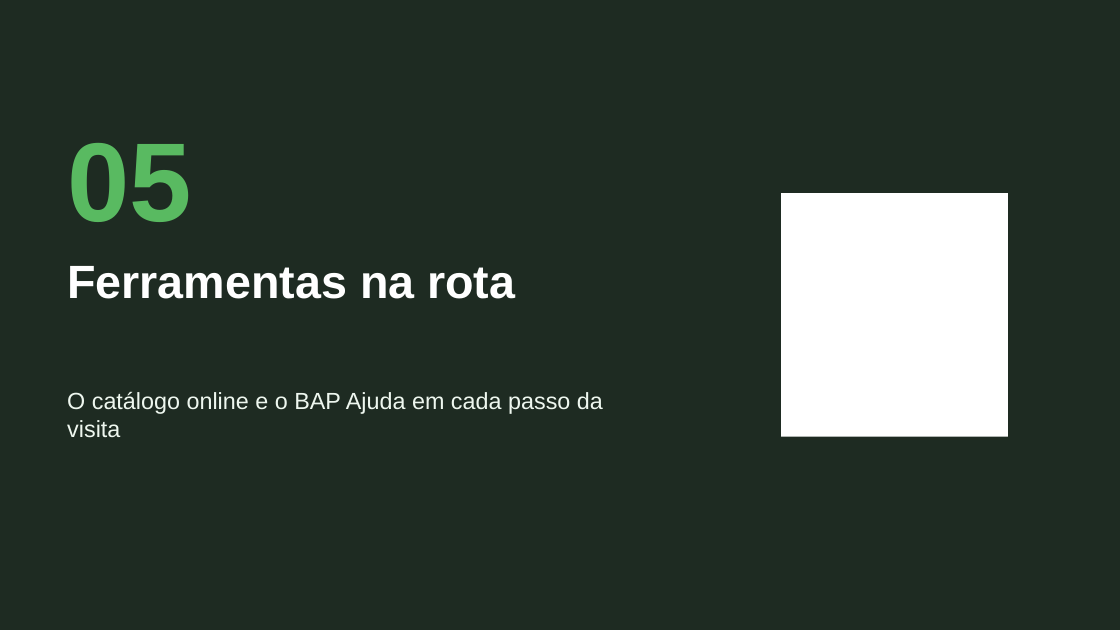
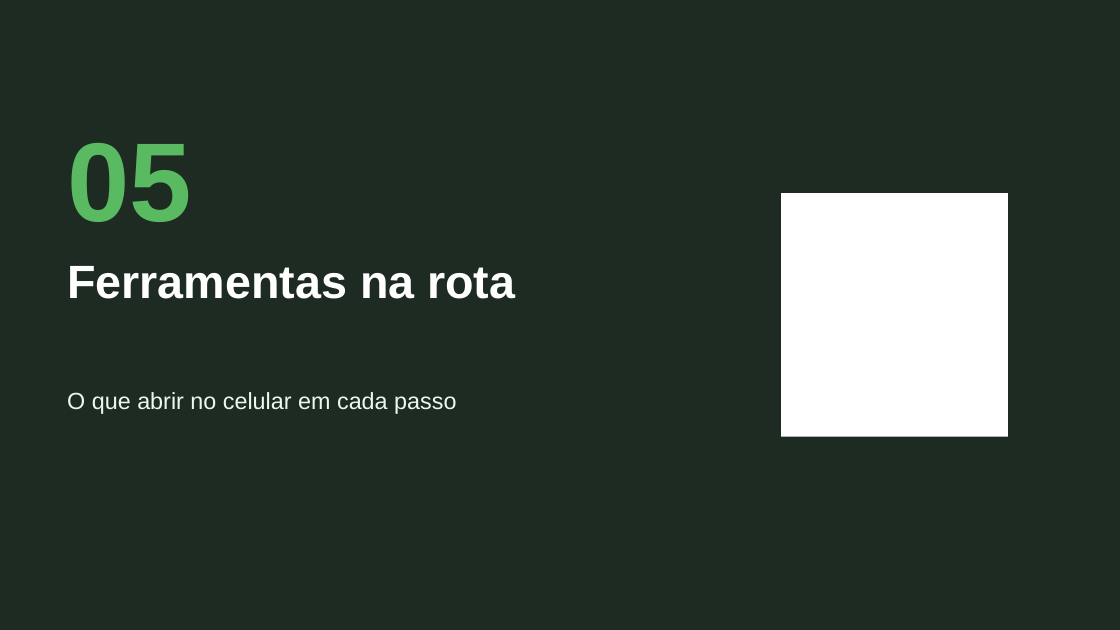
Before and after one commit to aloirr/bapajudacatalogo, a slide deck: slide 19 of catalogo_grafico/entregas/Treinamento_Onboarding_Vendedor_BAP_Vendedores.pptx. Drawn at 1120x630 pixels with LibreOffice and Linux fonts; fonts in the diff are those of the drawing; background and template pictures are left out. Boxes give left, top, right and bottom in pixels: in the first picture for what was removed or moved away, otherwise in the second. Text is boxed around its words. In the diff, an @@ line names an element or a change of style, - is before the commit and + after.

```diff
--- a/catalogo_grafico/entregas/Treinamento_Onboarding_Vendedor_BAP_Vendedores.pptx
+++ b/catalogo_grafico/entregas/Treinamento_Onboarding_Vendedor_BAP_Vendedores.pptx
@@ text at [67,392,456,414]: text changed @@
-O catálogo online e o BAP Ajuda em cada passo da visita
+O que abrir no celular em cada passo
```
Also in this commit, not shown: 14 other slides changed, 30 other files.
